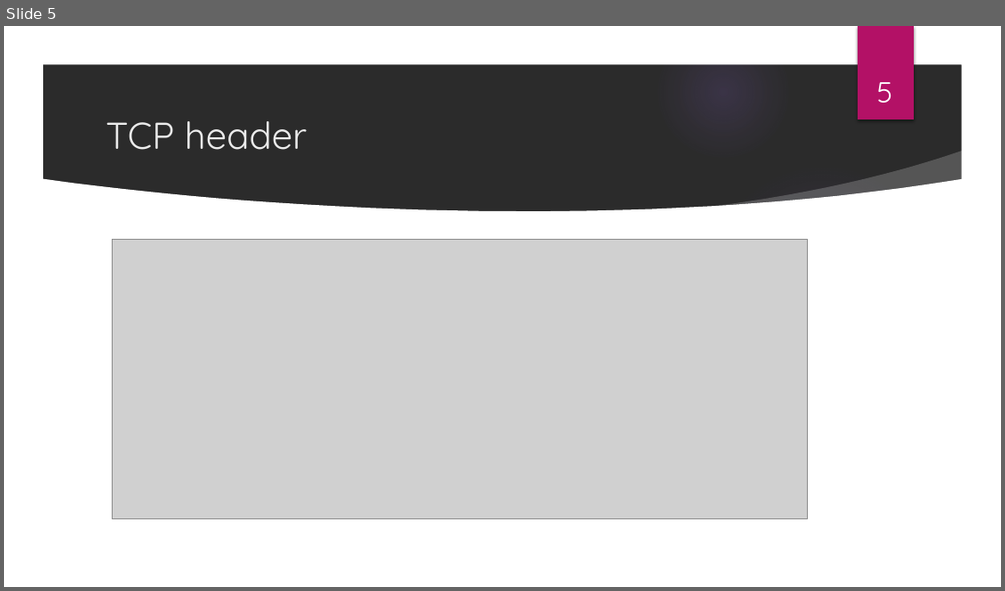
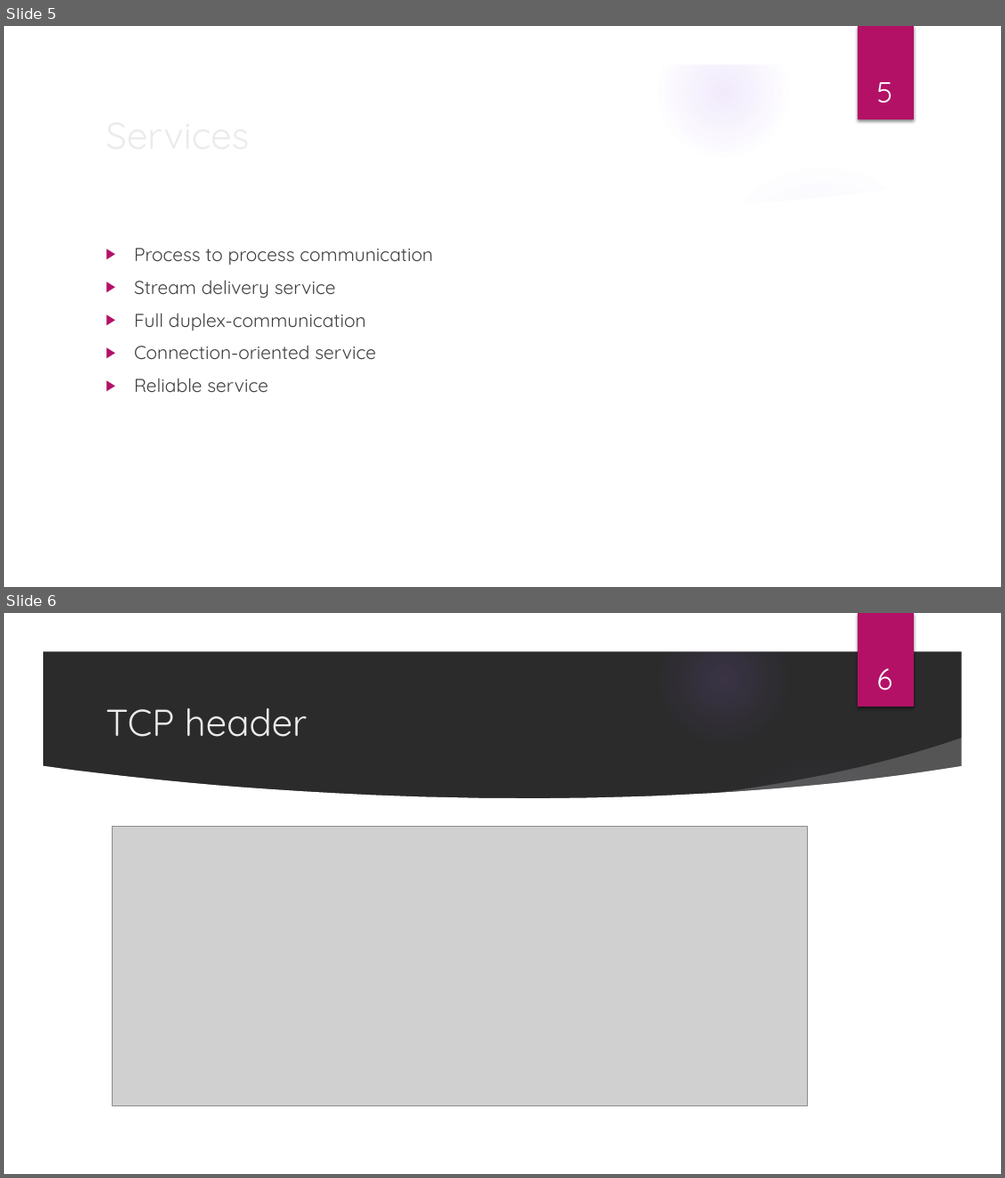
Before and after one commit to aruna02/tcp_presentation, a slide deck: Transmission Control Protocol.pptx. Shown one above the other, each under a label of ours: slide 5 before the commit, slides 5 and 6 after it. The pictures are 1005x591 and 1005x1178 pixels, drawn with LibreOffice and Linux fonts; fonts in the diff are those of the drawing; grey boxes stand for pictures; background and template pictures are left out; a plain dark background stands for a picture behind light text. Boxes give left, top, right and bottom in pixels: in the first picture for what was removed or moved away, otherwise in the second. Text is boxed around its words. In the diff, an @@ line names an element or a change of style, - is before the commit and + after.

```diff
--- a/Transmission Control Protocol.pptx
+++ b/Transmission Control Protocol.pptx
@@ slide 5 added at [4, 26, 1001, 587], background picture (left out); not listed: 9 template elements that a slide beside it also shows @@
@@ title added at [98, 105, 815, 163], 36 pt, text #EBEBEB @@
+Services
@@ page number added at [877, 82, 893, 103], 28 pt, text #FFFFFF @@
+5
@@ text added at [134, 248, 433, 392], 18 pt, text #404040 @@
+▶ Process to process communication
+▶ Stream delivery service
+▶ Full duplex-communication
+▶ Connection-oriented service
+▶ Reliable service
@@ what was slide 5 is now slide 6 @@
@@ page number at [877, 668, 893, 690]: text changed @@
-5
+6
```
Also in this commit, not shown: 4 slides changed, 6 other slides added, 1 slide removed.
